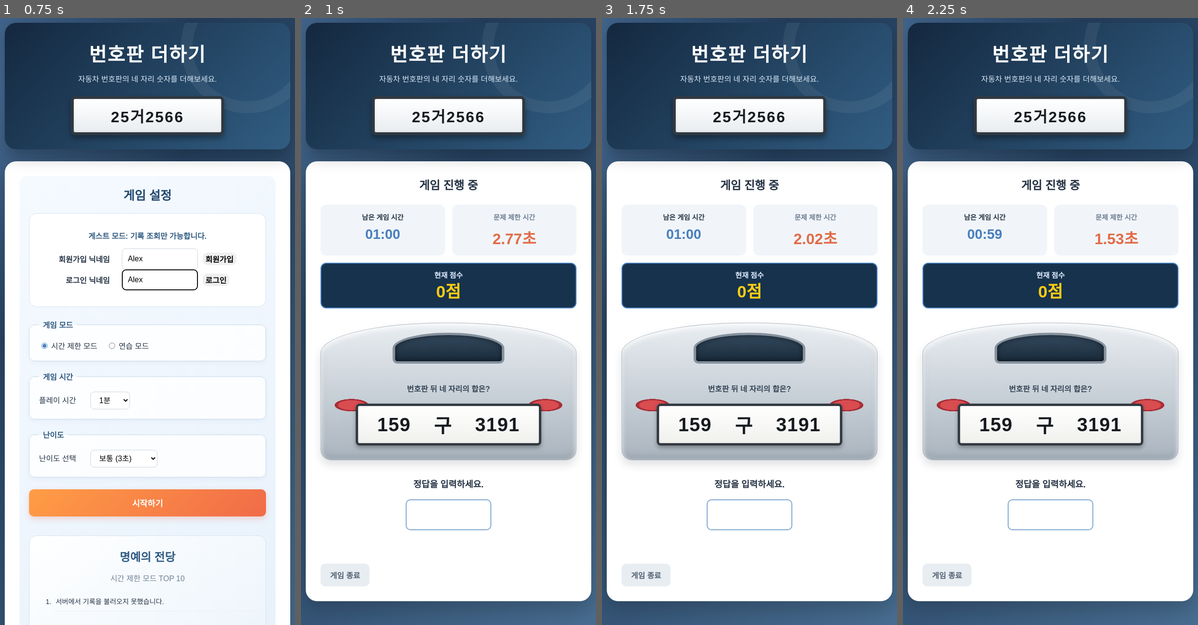
Above: before the commit, frames 1-4 (left to right).
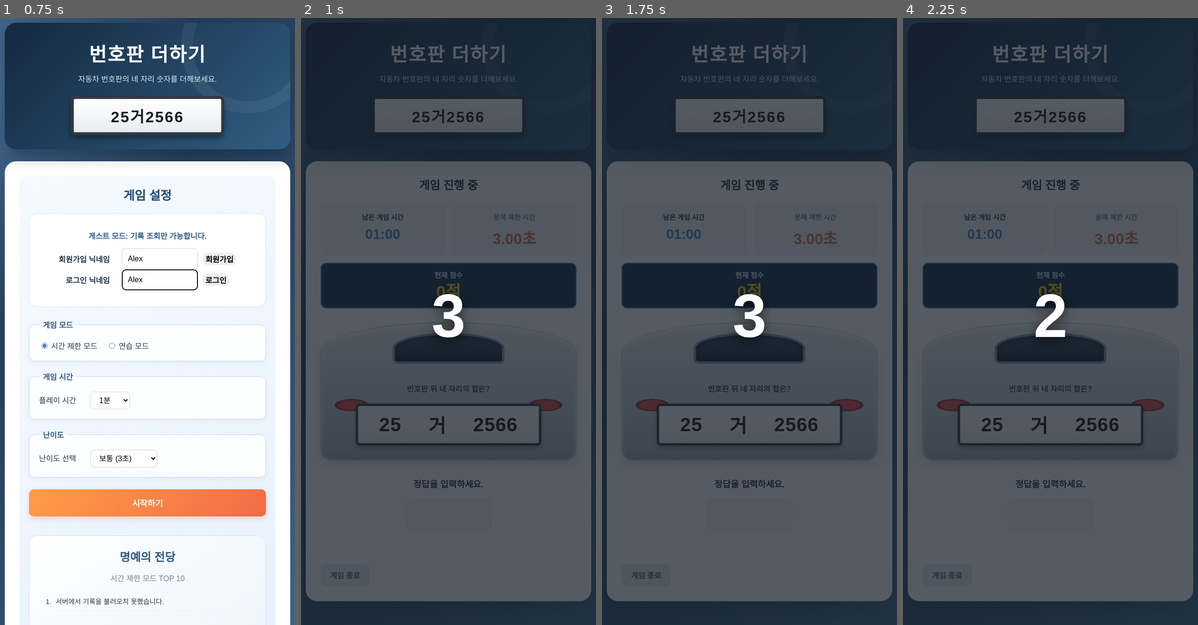
Above: after the commit, the same moments.

Repository: JaeYunAn/Game_Sum_Plate
Game: browser game, page index.html
Same seed, same stepped clock (60 frames per second), same inputs: the game is played once before the commit and once after it.
Inputs (mouse positions are in pixels of both pictures, inside the frame that each line leads up to):
- Up to frame 1 (0.75 s): click (159, 260) at 0.27 s; type "Alex" at 0.27 s; click (159, 279) at 0.52 s; type "Alex" at 0.52 s
- Up to frame 2 (1 s): click "시작하기" at 0.77 s
- Up to frame 3 (1.75 s): no input
- Up to frame 4 (2.25 s): no input

Frame 1 is identical in both runs. In frame 2, 97% of the frame differs, in the area x 0-100%, y 0-100%; in frame 3, 97%; in frame 4, 97%.

Commit message:
시작시 카운트다운 3초 및 다음문제까지 1초 텀 구현

Diff:
--- a/app.js
+++ b/app.js
@@ -57,6 +57,8 @@
 const currentScore = document.querySelector('#current-score');
 
 const feedback = document.querySelector('#feedback');
+const countdownOverlay = document.querySelector('#countdown-overlay');
+const countdownNumber = document.querySelector('#countdown-number');
 const answerInput = document.querySelector('#answer-input');
 
 const rankingList = document.querySelector('#ranking-list');
@@ -100,6 +102,7 @@
 let questionInterval = null;
 let questionTimeout = null;
 let feedbackTimeout = null;
+let countdownInterval = null;
 
 
 // 공통 유틸리티
@@ -138,9 +141,13 @@
   clearQuestionTimers();
   clearInterval(gameInterval);
   clearTimeout(feedbackTimeout);
+  clearInterval(countdownInterval);
 
   gameInterval = null;
   feedbackTimeout = null;
+  countdownInterval = null;
+
+  countdownOverlay.hidden = true;
 }
 
 function showScreen(screen) {
@@ -252,17 +259,60 @@
     gameClockArea.hidden = false;
     timerLabel.textContent = '문제 제한 시간';
 
-    state.gameEndsAt = performance.now() + state.duration * 1000;
-
     gameClock.textContent = formatClock(state.duration);
-
-    gameInterval = setInterval(updateGameClock, 25);
   } else {
     gameClockArea.hidden = true;
     timerLabel.textContent = '정답까지 걸린 시간';
   }
 
   showScreen('game');
+  runStartCountdown();
+}
+
+
+// 게임 시작 전 카운트다운
+
+function runStartCountdown() {
+  clearInterval(countdownInterval);
+  countdownInterval = null;
+
+  state.answerLocked = true;
+  answerInput.disabled = true;
+
+  let count = 3;
+
+  countdownOverlay.hidden = false;
+  countdownNumber.textContent = String(count);
+
+  countdownInterval = setInterval(() => {
+    count -= 1;
+
+    if (count > 0) {
+      countdownNumber.textContent = String(count);
+      return;
+    }
+
+    clearInterval(countdownInterval);
+    countdownInterval = null;
+
+    countdownOverlay.hidden = true;
+
+    beginGameAfterCountdown();
+  }, 1000);
+}
+
+
+function beginGameAfterCountdown() {
+  if (!state.running) return;
+
+  if (state.mode === 'timed') {
+    state.gameEndsAt = performance.now() + state.duration * 1000;
+
+    gameClock.textContent = formatClock(state.duration);
+
+    gameInterval = setInterval(updateGameClock, 25);
+  }
+
   startNextQuestion();
 }
 
@@ -409,7 +459,7 @@
     if (state.running) {
       startNextQuestion();
     }
-  }, 750);
+  }, 1000);
 }
 
 
@@ -445,7 +495,7 @@
     if (state.running) {
       startNextQuestion();
     }
-  }, 750);
+  }, 1000);
 }
 
 
@@ -473,7 +523,7 @@
       if (state.running) {
         startNextQuestion();
       }
-    }, 1500);
+    }, 1000);
   } else {
     feedback.textContent = '오답입니다. 다시 선택하세요.';
 
--- a/index.html
+++ b/index.html
@@ -98,6 +98,9 @@
     </section>
 
     <section id="game-screen" hidden>
+      <div id="countdown-overlay" hidden>
+        <span id="countdown-number">3</span>
+      </div>
       <h2>게임 진행 중</h2>
 
       <section id="game-status">
--- a/style.css
+++ b/style.css
@@ -663,3 +663,24 @@
   margin: 0;
   color: #718096;
 }
+
+#countdown-overlay {
+  position: fixed;
+  inset: 0;
+  z-index: 1000;
+  display: flex;
+  justify-content: center;
+  align-items: center;
+  background: rgba(20, 28, 38, 0.72);
+}
+
+#countdown-overlay[hidden] {
+  display: none;
+}
+
+#countdown-number {
+  font-size: 8rem;
+  font-weight: 900;
+  color: #ffffff;
+  text-shadow: 0 6px 24px rgba(0, 0, 0, 0.6);
+}
Not shown, added: app.js.bak_countdown
Not shown, added: index.html.bak_countdown
Not shown, added: style.css.bak_countdown
Not shown, changed: 메모장.md
